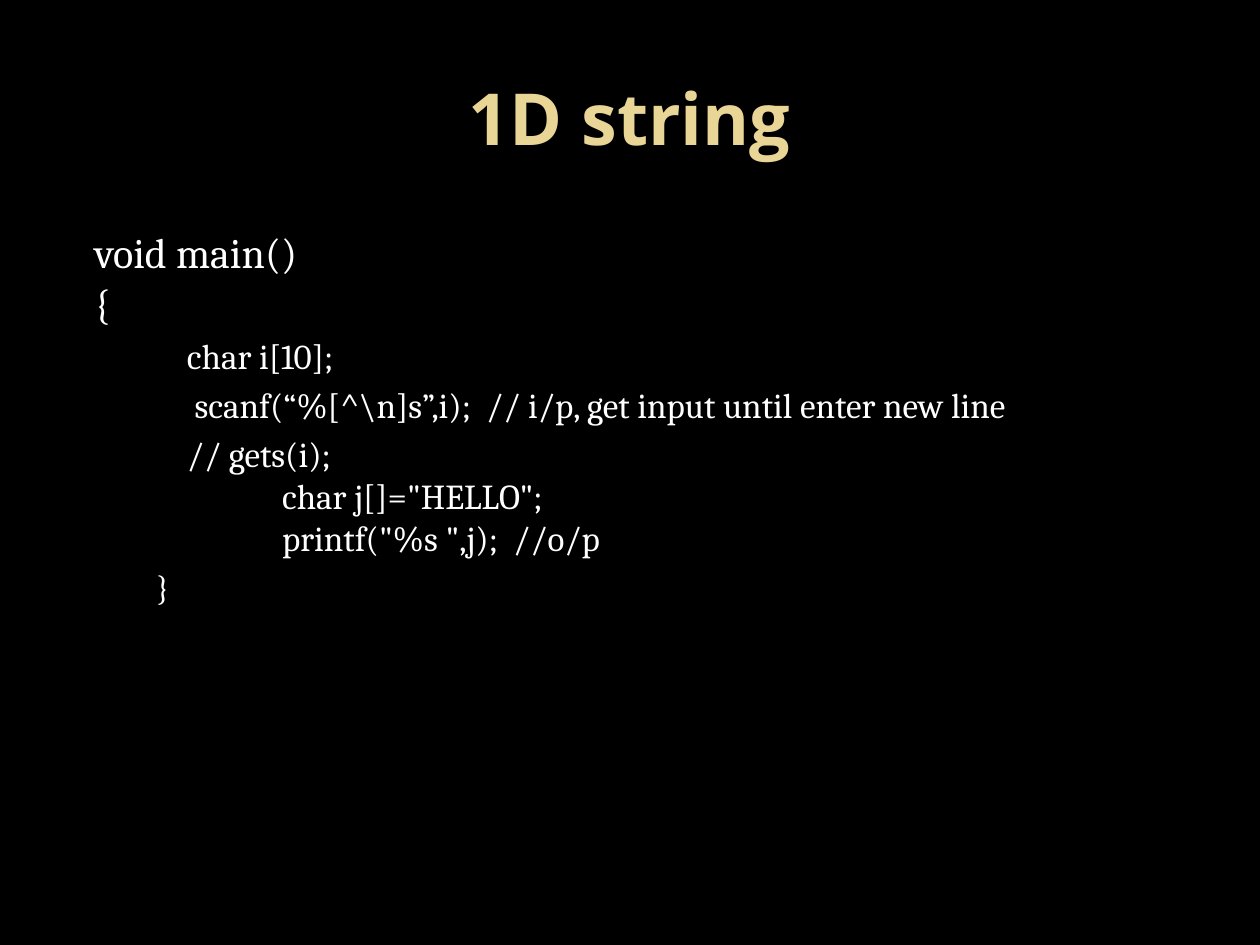
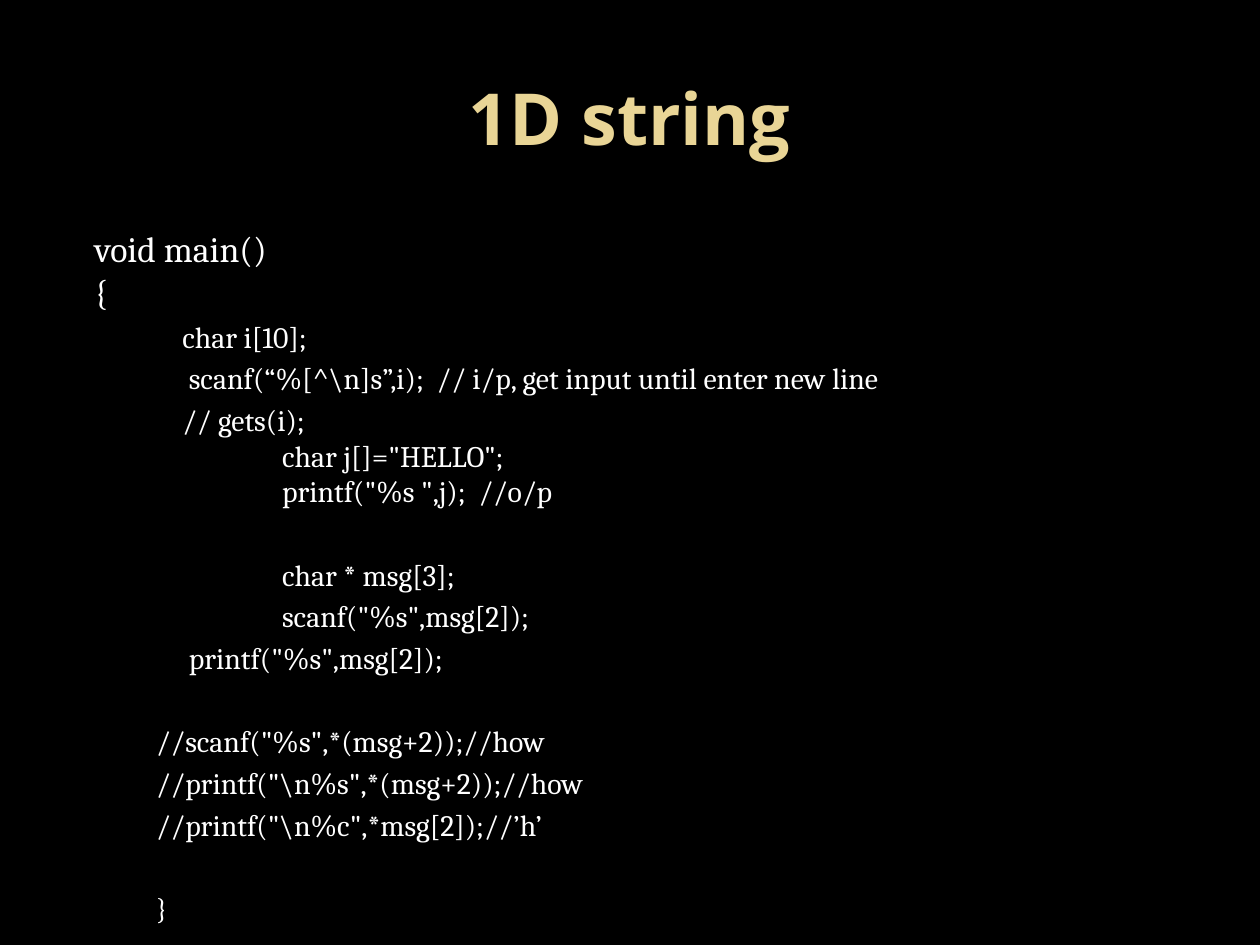
Before and after one commit to Mahesh-7/C_Programs, a slide deck: slide 3 of PPT/string.pptx. Drawn at 1260x945 pixels with LibreOffice and Linux fonts; fonts in the diff are those of the drawing; background and template pictures are left out. Boxes give left, top, right and bottom in pixels: in the first picture for what was removed or moved away, otherwise in the second. Text is boxed around its words. In the diff, an @@ line names an element or a change of style, - is before the commit and + after.

```diff
--- a/PPT/string.pptx
+++ b/PPT/string.pptx
@@ text at [94,237,878,509]: size 24 to 20.4 pt in "void main() {"; size 20 to 17 pt in "char i[10];", "scanf(“%[^\n]s”,i); // i/p, get input until enter ...", "// gets(i); char j[]="HELLO"; printf("%s ",j); //o/p", "}" @@
@@ text at [156,565,583,843]: paragraphs added @@
+  char * msg[3];
+  scanf("%s",msg[2]);
+  printf("%s",msg[2]);
+  //scanf("%s",*(msg+2));//how
+  //printf("\n%s",*(msg+2));//how
+  //printf("\n%c",*msg[2]);//’h’
```
